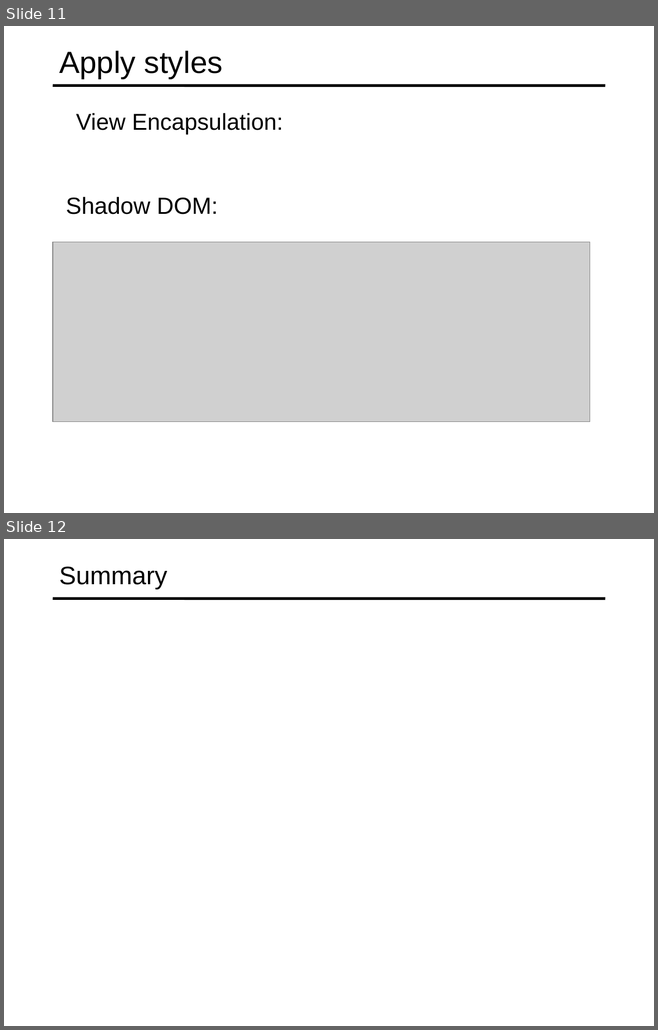
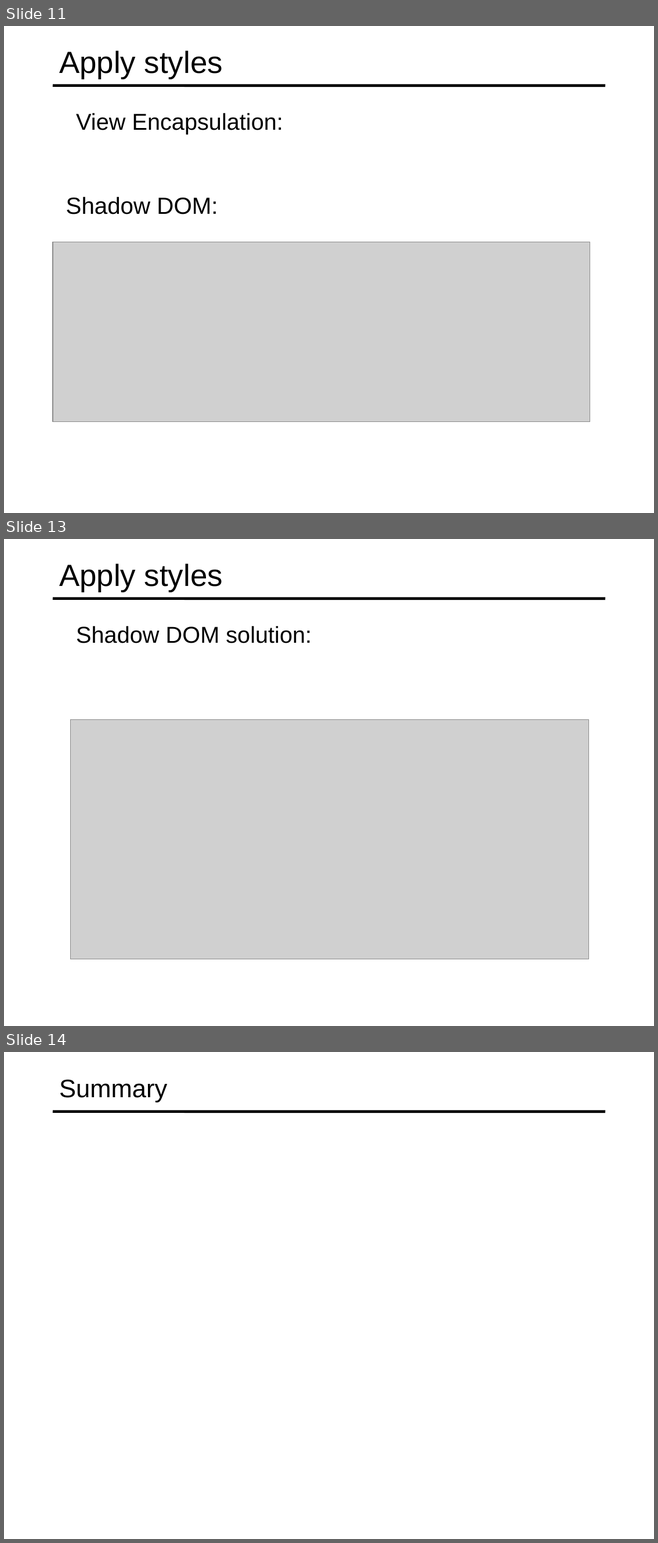
Before and after one commit to specter01wj/Jago_Link_Training, a slide deck: Angular/Angular7/Angular Advanced Course/Essentials/3.Building Re-usable Components/L3_Building Re-usable Components.ppt. Shown one above the other, each under a label of ours: slides 11 and 12 before the commit, slides 11, 13 and 14 after it; the slides between them are not shown. The pictures are 658x1030 and 658x1543 pixels, drawn with LibreOffice and Linux fonts; fonts in the diff are those of the drawing; grey boxes stand for pictures. Boxes give left, top, right and bottom in pixels: in the first picture for what was removed or moved away, otherwise in the second. Text is boxed around its words. In the diff, an @@ line names an element or a change of style, - is before the commit and + after.

```diff
--- a/Angular/Angular7/Angular Advanced Course/Essentials/3.Building Re-usable Components/L3_Building Re-usable Components.ppt
+++ b/Angular/Angular7/Angular Advanced Course/Essentials/3.Building Re-usable Components/L3_Building Re-usable Components.ppt
@@ slide 13 added at [4,539,654,1026], background #FFFFFF; not listed: 1 template element that a slide beside it also shows @@
@@ title added at [59,563,223,592], 34 pt, text #000000 @@
+Apply styles
@@ text added at [76,626,311,643], 25.5 pt, text #000000 @@
+  Shadow DOM solution:
@@ picture added at [70,719,588,959] @@
@@ what was slide 12 is now slide 14 @@
```
Also in this commit, not shown: 1 other slide added, 2 other files.
